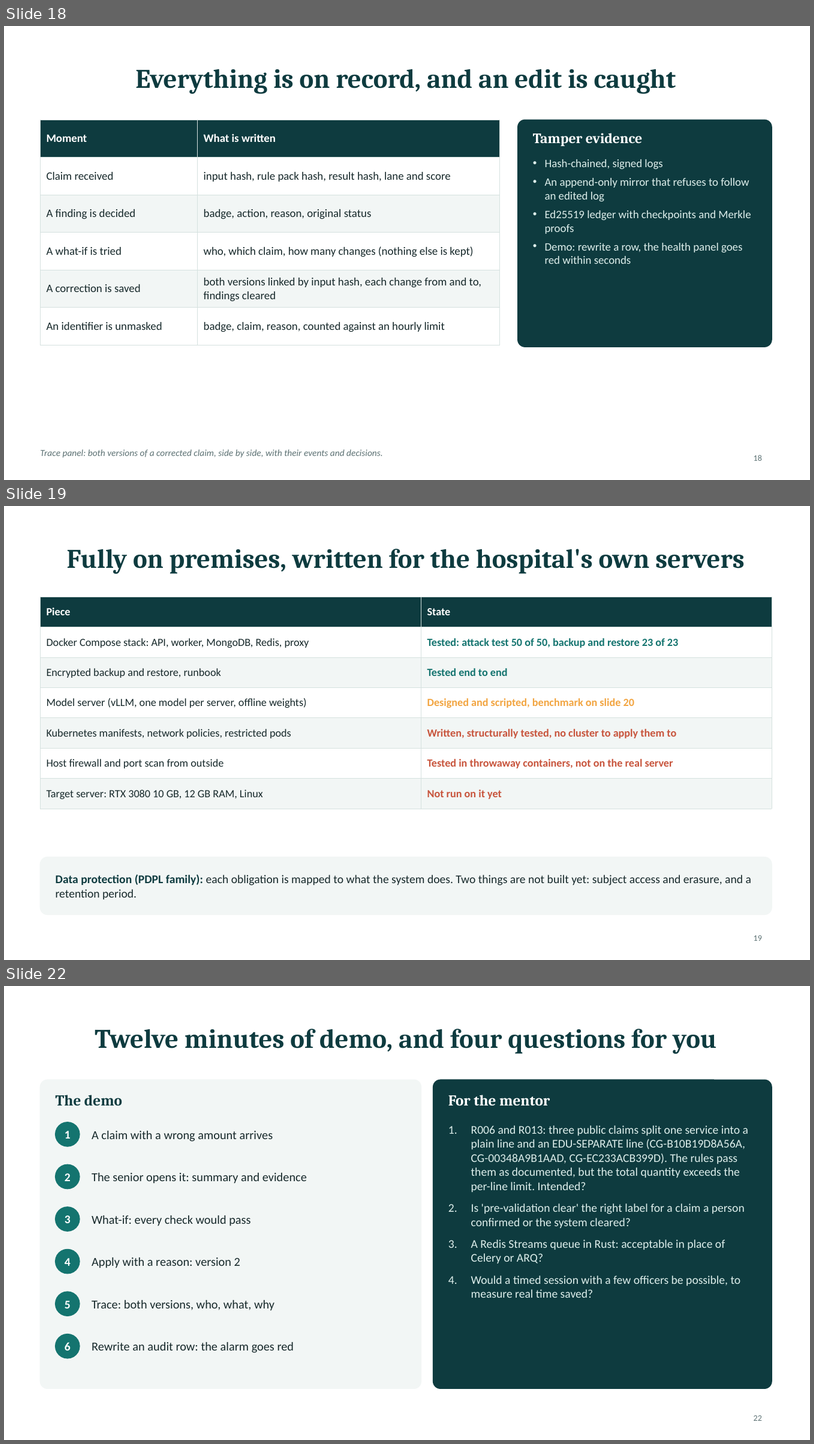
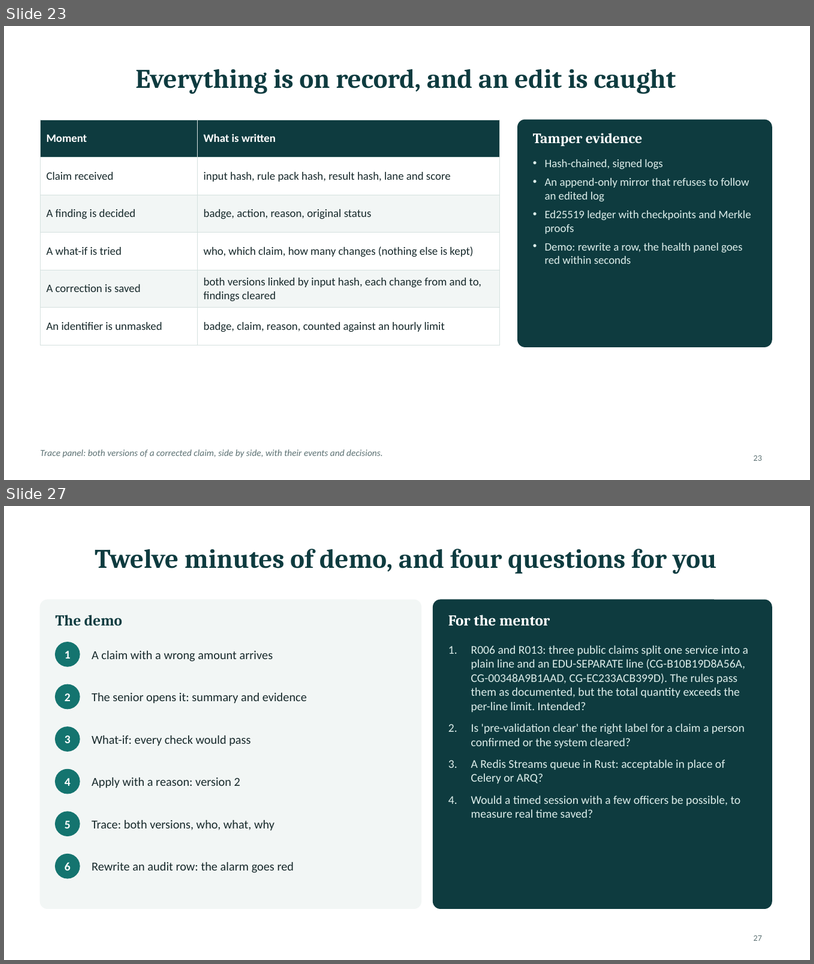
Before and after one commit to PublisherX02/Claim_Guard, a slide deck: docs/presentation/ClaimGuard_Mentor_Session.pptx. Shown one above the other, each under a label of ours: slides 18, 19 and 22 before the commit, slides 23 and 27 after it; the slides between them are not shown. The pictures are 814x1444 and 814x964 pixels, drawn with LibreOffice and Linux fonts; fonts in the diff are those of the drawing. Boxes give left, top, right and bottom in pixels: in the first picture for what was removed or moved away, otherwise in the second. Text is boxed around its words. In the diff, an @@ line names an element or a change of style, - is before the commit and + after.

```diff
--- a/docs/presentation/ClaimGuard_Mentor_Session.pptx
+++ b/docs/presentation/ClaimGuard_Mentor_Session.pptx
@@ slide 19 removed at [4,506,810,960], background #FFFFFF @@
@@ title removed at [67,549,744,574] @@
-Fully on premises, written for the hospital's own servers
@@ table removed at [40,597,772,801], 7 rows, 2 columns @@
-Piece | State
-Docker Compose stack: API, worker, MongoDB, Redis, proxy | Tested: attack test 50 of 50, backup and restore 23 of 23
-Encrypted backup and restore, runbook | Tested end to end
-Model server (vLLM, one model per server, offline weights) | Designed and scripted, benchmark on slide 20
-Kubernetes manifests, network policies, restricted pods | Written, structurally tested, no cluster to apply them to
-Host firewall and port scan from outside | Tested in throwaway containers, not on the real server
-Target server: RTX 3080 10 GB, 12 GB RAM, Linux | Not run on it yet
@@ rounded rectangle removed at [40,857,772,915] @@
@@ text removed at [56,874,752,899] @@
-Data protection (PDPL family): each obligation is mapped to what the system does. Two things are not built yet: subject access and erasure, and a retention period.
@@ page number removed at [754,935,762,940] @@
-19
@@ what was slide 18 is now slide 23 @@
@@ page number at [754,455,762,460]: text changed @@
-18
+23
@@ what was slide 22 is now slide 27 @@
@@ page number at [754,935,762,940]: text changed @@
-22
+27
```
Also in this commit, not shown: 6 slides changed, 6 slides added, 2 other files.
